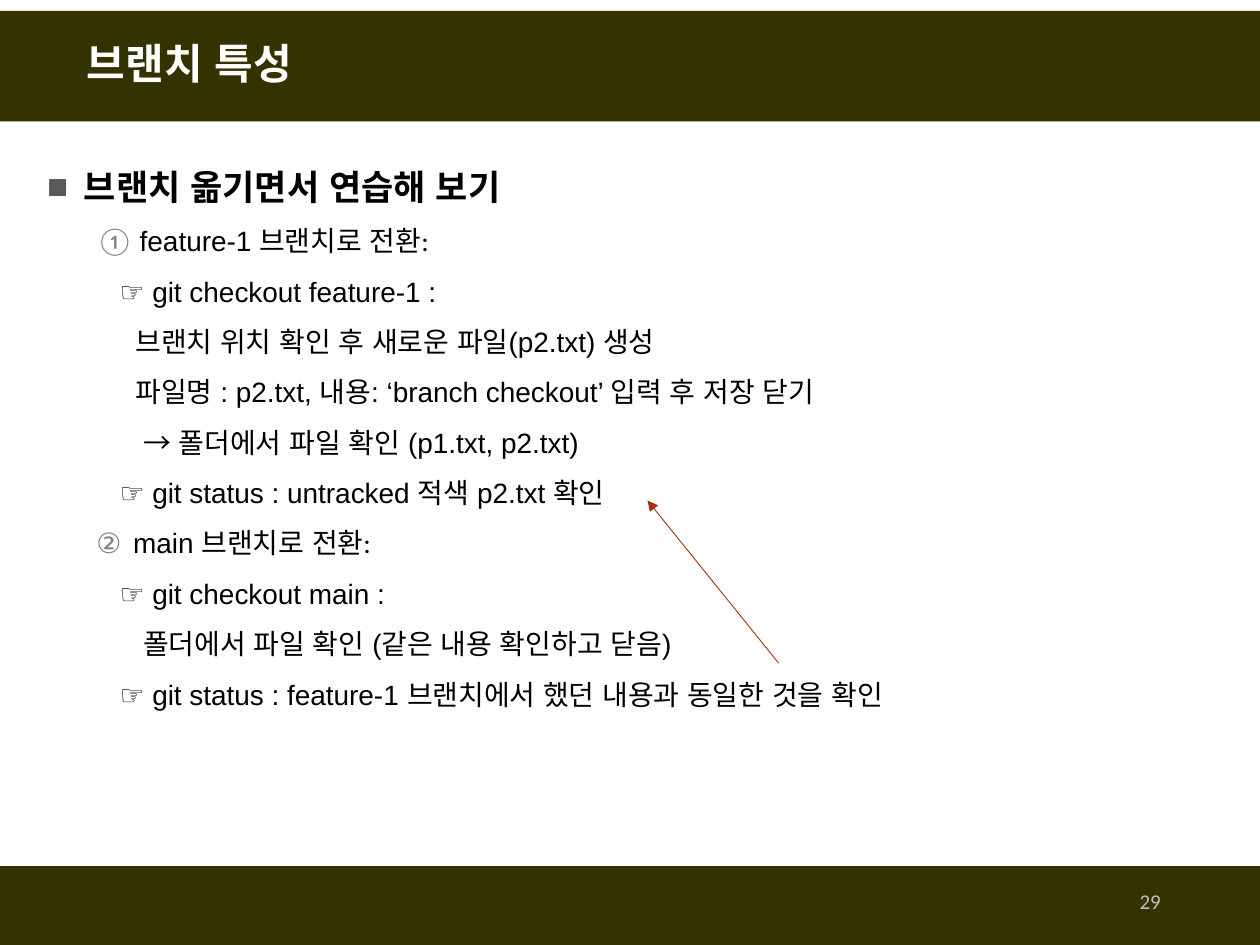
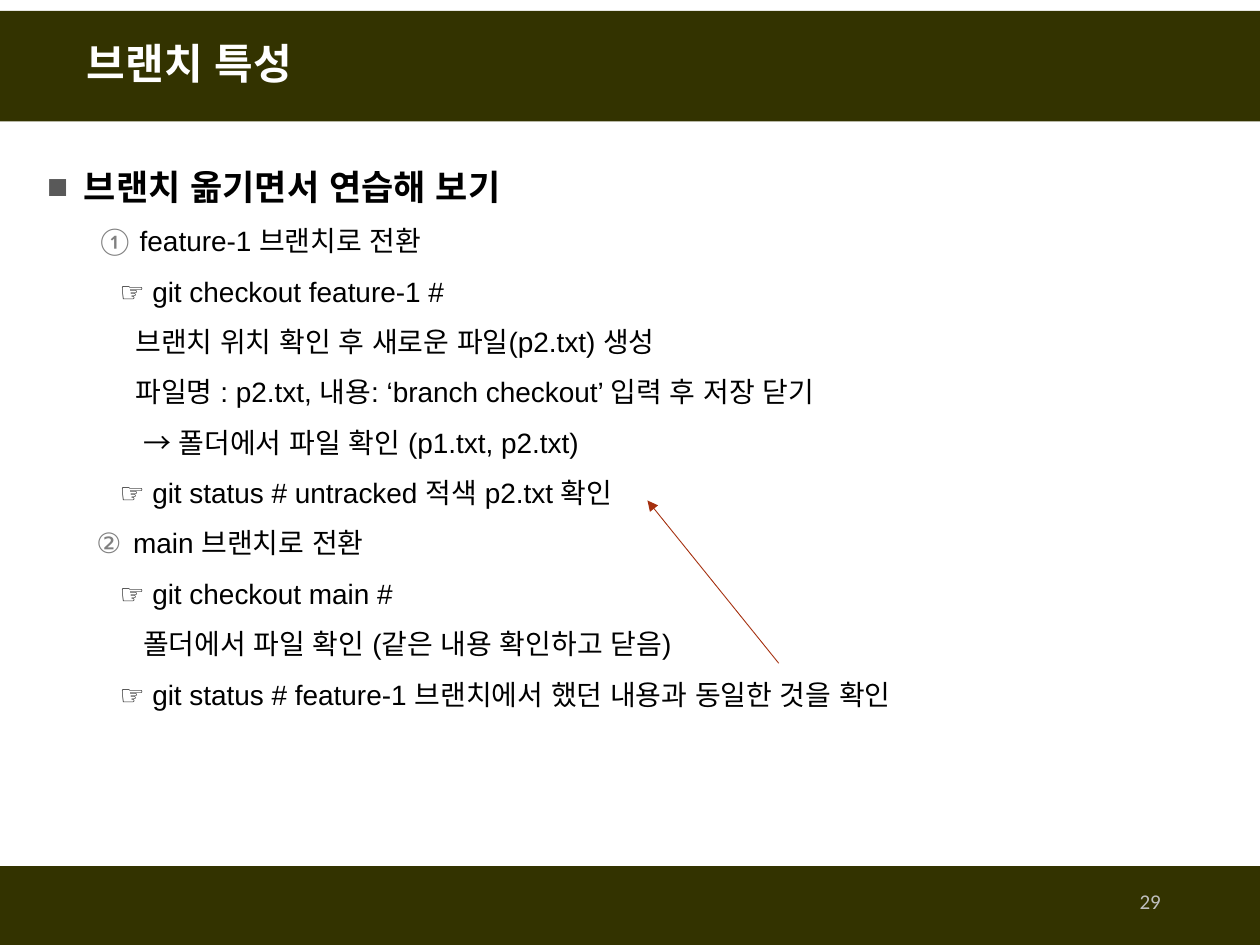
Before and after one commit to fasthill/github-lecture, a slide deck: slide 29 of git및github첫걸음-git사용하기.pptx. Drawn at 1260x945 pixels with LibreOffice and Linux fonts; fonts in the diff are those of the drawing. Boxes give left, top, right and bottom in pixels: in the first picture for what was removed or moved away, otherwise in the second. Text is boxed around its words. In the diff, an @@ line names an element or a change of style, - is before the commit and + after.

```diff
--- a/git및github첫걸음-git사용하기.pptx
+++ b/git및github첫걸음-git사용하기.pptx
@@ text at <box>140,227,421,307</box>: text changed @@
-  1. feature-1 브랜치로 전환:
-  ☞ git checkout feature-1 :
+  1. feature-1 브랜치로 전환
+  ☞ git checkout feature-1 #
@@ text at <box>133,479,612,609</box>: text changed @@
-  ☞ git status : untracked 적색 p2.txt 확인
-  2. main 브랜치로 전환:
-  ☞ git checkout main :
+  ☞ git status # untracked 적색 p2.txt 확인
+  2. main 브랜치로 전환
+  ☞ git checkout main #
@@ text at <box>152,681,890,710</box>: text changed @@
-  ☞ git status : feature-1 브랜치에서 했던 내용과 동일한 것을 확인
+  ☞ git status # feature-1 브랜치에서 했던 내용과 동일한 것을 확인
```
Also in this commit, not shown: 39 other slides changed, 2 slides added, 1 slide removed.
